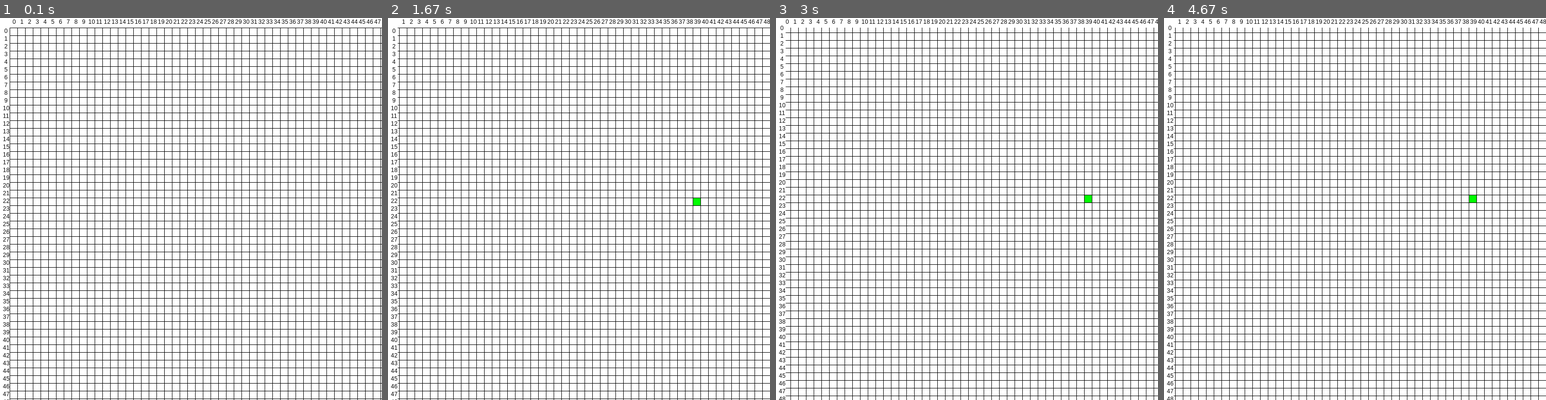
Above: before the commit, frames 1-4 (left to right).
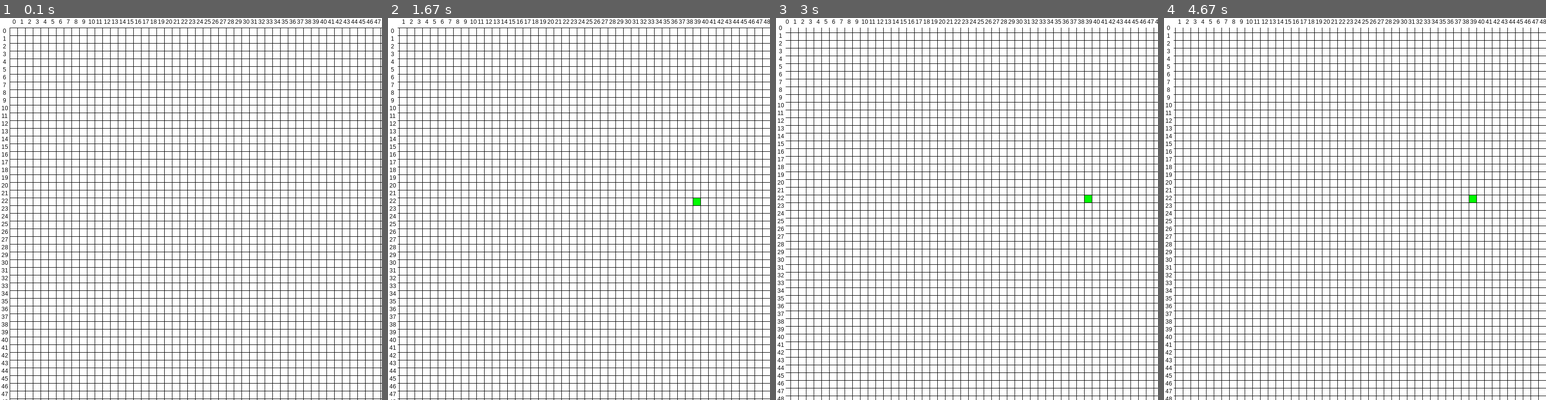
Above: after the commit, the same moments.

Repository: Archanciel/Learning_Pygame
Game: pygame game, started from main.py
The game is run twice, just before and just after one commit, with the same random seed, the same clock (stepped at 60 frames per second) and the same inputs.
Inputs (mouse positions are in pixels of both pictures, inside the frame that each line leads up to):
- Up to frame 1 (0.1 s): no input
- Up to frame 2 (1.67 s): hold Right 0.33-0.8 s; move the mouse to (563, 224) at 0.37 s; click (701, 197) at 0.92 s; hold Up 1.17-1.47 s; hold Right from 1.5 s (still down)
- Up to frame 3 (3 s): release Right at 1.97 s; hold Left 2-2.53 s; hold Down 2.57-2.87 s; hold Left from 2.9 s (still down)
- Up to frame 4 (4.67 s): release Left at 3.3 s; hold Up 3.33-3.7 s; hold Right 3.73-4.37 s; hold Down from 4.4 s (still down)

The runs differ from the first frame. In frame 1, 0.6% of the frame differs, in the area x 0-3%, y 2-100%; in frame 2, 0.6%; in frame 3, 0.7%; in frame 4, 0.7%.

Commit message:
optimized draw method

Diff:
--- a/draw_grid/gridview.py
+++ b/draw_grid/gridview.py
@@ -29,7 +29,7 @@
 
         self.cellValueGrid = None
 
-        self.font = pg.font.SysFont('arial', int(GRID_COORD_MARGIN_SIZE / 20 * 12), False)
+        self.font = pg.font.SysFont('arial', int(GRID_AXIS_FONT_SIZE), False)
         self.drawAxisLabel = True
 
         # when opening the grid windows, the visible part of the cells is set at the very
@@ -59,11 +59,14 @@
     def draw(self):
         drawnedLineNumber = self.gridViewDisplayableRowNb + 1
         li = 0
+        lineNumberLabelY = -self.gridOffsetYPx // (self.cellSize + GRID_LINE_WIDTH)
 
         # for all the lines, drawing the y axis line number label and the horizontal line itself
 
+        z = 0
+
         while li < drawnedLineNumber:
-            lineNumberLabelYCoord = self.gridCoordMargin + self.gridOffsetYPx + (li * (self.cellSize + GRID_LINE_WIDTH))
+            lineNumberLabelYCoord = self.gridCoordMargin + self.gridOffsetYPx + (lineNumberLabelY * (self.cellSize + GRID_LINE_WIDTH))
 
             if self.drawAxisLabel:
                 if lineNumberLabelYCoord < self.gridCoordMargin // 2:
@@ -72,14 +75,20 @@
                     # the line number is not written
                     pass
                 else:
-                    if li < 10:
-                        ident = '   '
+                    if lineNumberLabelY < 10:
+                        ident = '  '
+                    elif lineNumberLabelY < 100:
+                        ident = ' '
                     else:
-                        ident = '  '
-                    zeroBasedLineNumberLabel = self.font.render(ident + str(li), 1, (0, 0, 0))
+                        ident = ''
+
+                    zeroBasedLineNumberLabel = self.font.render(ident + str(lineNumberLabelY), 1, (0, 0, 0))
                     self.surface.blit(zeroBasedLineNumberLabel, (0, lineNumberLabelYCoord))
 
             li += 1
+            lineNumberLabelY += 1
+
+            # drawing the line horizontal line
 
             if lineNumberLabelYCoord < self.gridCoordMargin:
                 # We do not draw the line if its y coordinate is less than the grid
@@ -87,39 +96,46 @@
                 # Since the line was skipped, it must be replaced by a supplementary
                 # line at the bottom of the grid
                 drawnedLineNumber += 1
+                z += 1
+                print(z)
                 continue
             else:
+                z = 0
                 pg.draw.line(self.surface, BLACK, (self.gridCoordMargin, lineNumberLabelYCoord), (self.surface.get_width(), lineNumberLabelYCoord), GRID_LINE_WIDTH)
 
         # for all the columns, drawing the x axis column label and the column vertical line itself
 
         drawnedColNumber = self.gridViewDisplayableColNb + 1
-        co = 0
-
-        while co < drawnedColNumber:
-            colCoord = self.gridCoordMargin + self.gridOffsetXPx + co * (self.cellSize + GRID_LINE_WIDTH)
+        col = 0
+        colNumberLabelX = -self.gridOffsetXPx // (self.cellSize + GRID_LINE_WIDTH)
+
+        while col < drawnedColNumber:
+            colNumberLabelXCoord = self.gridCoordMargin + self.gridOffsetXPx + colNumberLabelX * (self.cellSize + GRID_LINE_WIDTH)
 
             # handling column number label
 
             if self.drawAxisLabel:
-                if colCoord < self.gridCoordMargin // 2:
+                if colNumberLabelXCoord < self.gridCoordMargin // 2:
                     # this happens when the grid view is right shifted (right arrow or mouse)
                     # so that more than half of the left most cells is hidden. Then, the col
                     # number is not written
                     pass
                 else:
-                    if co < 10:
+                    if colNumberLabelX < 10:
                         ident = '  '
+                    elif colNumberLabelX < 100:
+                        ident = ' '
                     else:
-                        ident = ' '
-                    zeroBasedLineNumberLabel = self.font.render(ident + str(co), 1, (0, 0, 0))
-                    self.surface.blit(zeroBasedLineNumberLabel, (colCoord, 1))
-
-            co += 1
+                        ident = ''
+                    zeroBasedLineNumberLabel = self.font.render(ident + str(colNumberLabelX), 1, (0, 0, 0))
+                    self.surface.blit(zeroBasedLineNumberLabel, (colNumberLabelXCoord, 1))
+
+            col += 1
+            colNumberLabelX += 1
 
             # drawing the column vertical line
 
-            if colCoord < self.gridCoordMargin:
+            if colNumberLabelXCoord < self.gridCoordMargin:
                 # We do not draw the column line if its x coordinate is less than the grid
                 # coordinates margin size.
                 # Since the column was skipped, it must be replaced by a supplementary
@@ -127,7 +143,7 @@
                 drawnedColNumber += 1
                 continue
             else:
-                pg.draw.line(self.surface, BLACK, (colCoord, self.gridCoordMargin), (colCoord,self.surface.get_height()), GRID_LINE_WIDTH)
+                pg.draw.line(self.surface, BLACK, (colNumberLabelXCoord, self.gridCoordMargin), (colNumberLabelXCoord,self.surface.get_height()), GRID_LINE_WIDTH)
 
         # drawing active cells
 
--- a/draw_grid/settings.py
+++ b/draw_grid/settings.py
@@ -43,4 +43,6 @@
 
 
 GRID_COORD_MARGIN_SIZE = 20 #20 Windows, 40 Android
+GRID_AXIS_FONT_SIZE = 12
+
 GRID_MOVE_INCREMENT = 1
